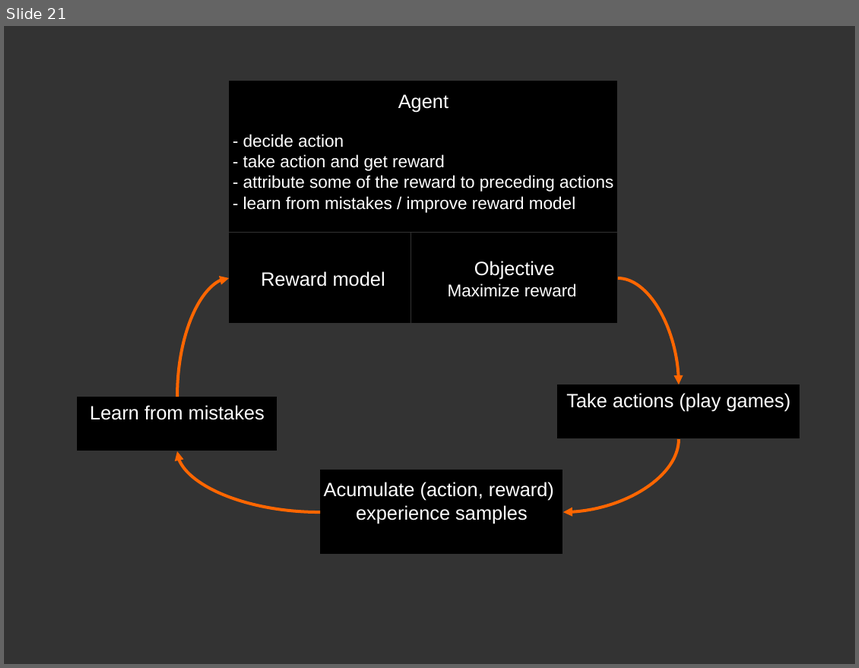
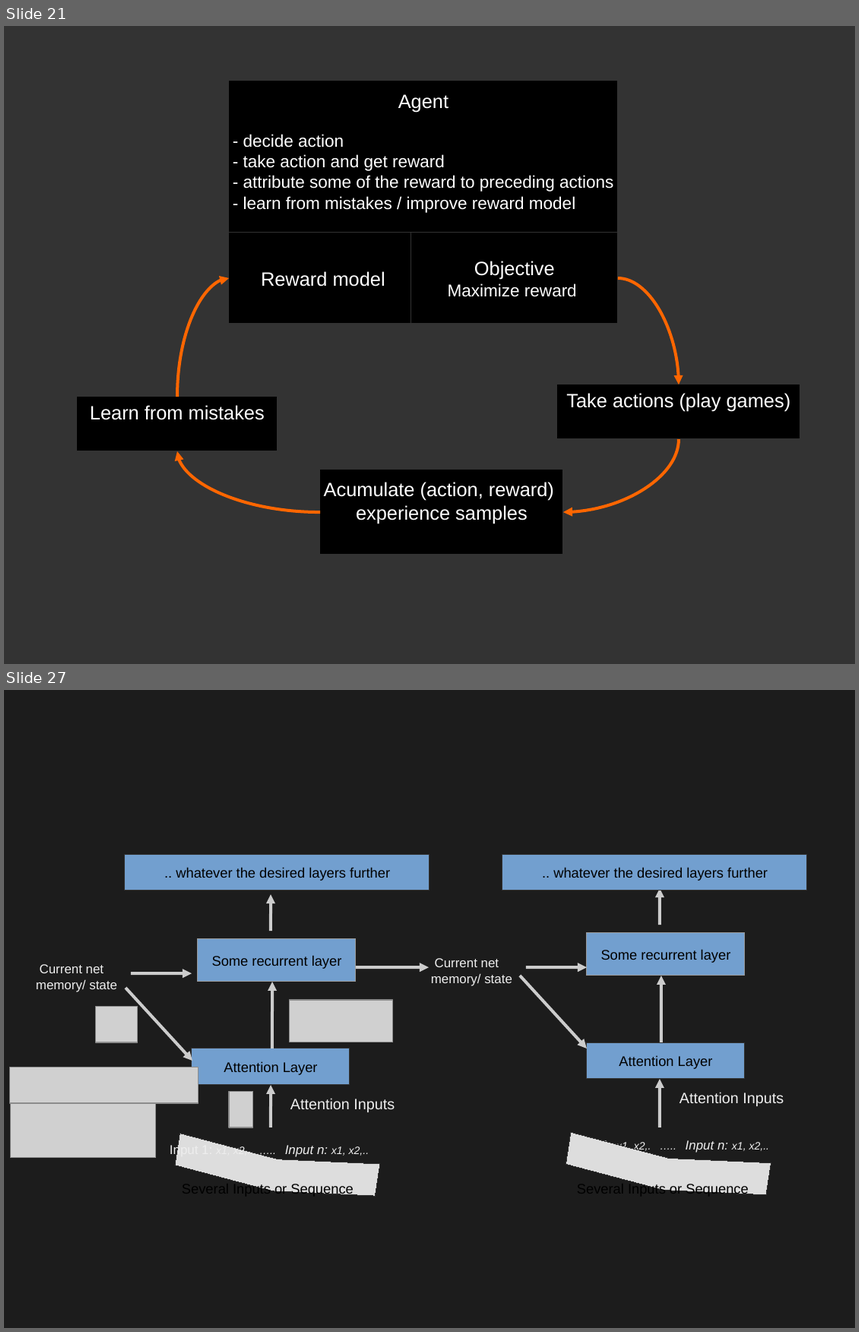
Before and after one commit to hiflyin/hiflyin.github.io, a slide deck: _exclude/doc_pics.odp. Shown one above the other, each under a label of ours: slide 21 before the commit, slides 21 and 27 after it; the slides between them are not shown. The pictures are 859x668 and 859x1332 pixels, drawn with LibreOffice and Linux fonts; fonts in the diff are those of the drawing; grey boxes stand for pictures. Boxes give left, top, right and bottom in pixels: in the first picture for what was removed or moved away, otherwise in the second. Text is boxed around its words. In the diff, an @@ line names an element or a change of style, - is before the commit and + after.

```diff
--- a/_exclude/doc_pics.odp
+++ b/_exclude/doc_pics.odp
@@ slide 27 added at (x1=4, y1=690, x2=855, y2=1328), background #1C1C1C @@
@@ rectangle added at (x1=125, y1=854, x2=430, y2=891), fill #729FCF, outline #333333 0 pt, 13 pt, text #000000 @@
+.. whatever the desired layers further
@@ rectangle added at (x1=503, y1=854, x2=808, y2=891), fill #729FCF, outline #333333 0 pt, 13 pt, text #000000 @@
+.. whatever the desired layers further
@@ arrow added from (271, 931) to (271, 894), #CCCCCC 2.83 pt @@
@@ arrow added from (660, 925) to (660, 888), #CCCCCC 2.83 pt @@
@@ rectangle added at (x1=198, y1=939, x2=356, y2=982), fill #729FCF, outline #999999 0 pt, 13 pt, text #000000 @@
+Some recurrent layer
@@ rectangle added at (x1=587, y1=933, x2=746, y2=976), fill #729FCF, outline #999999 0 pt, 13 pt, text #000000 @@
+Some recurrent layer
@@ text added at (x1=431, y1=958, x2=512, y2=986), 12 pt, text #EEEEEE @@
+Current net memory/ state
@@ text added at (x1=36, y1=964, x2=117, y2=992), 12 pt, text #EEEEEE @@
+Current net memory/ state
@@ arrow added from (131, 973) to (192, 973), #CCCCCC 2.83 pt @@
@@ arrow added from (272, 1049) to (272, 982), #CCCCCC 2.83 pt @@
@@ arrow added from (356, 967) to (429, 967), #CCCCCC 2.83 pt @@
@@ arrow added from (520, 976) to (587, 1049), #CCCCCC 2.83 pt @@
@@ arrow added from (526, 967) to (587, 967), #CCCCCC 2.83 pt @@
@@ arrow added from (661, 1043) to (661, 976), #CCCCCC 2.83 pt @@
@@ picture added at (x1=95, y1=1006, x2=138, y2=1042) @@
@@ arrow added from (126, 988) to (192, 1061), #CCCCCC 2.83 pt @@
@@ picture added at (x1=290, y1=1001, x2=393, y2=1043) @@
@@ rectangle added at (x1=192, y1=1049, x2=350, y2=1085), fill #729FCF, outline #333333 0 pt, 13 pt, text #000000 @@
+Attention Layer
@@ rectangle added at (x1=587, y1=1043, x2=746, y2=1079), fill #729FCF, outline #333333 0 pt, 13 pt, text #000000 @@
+Attention Layer
@@ picture added at (x1=10, y1=1067, x2=199, y2=1103) @@
@@ picture added at (x1=229, y1=1091, x2=253, y2=1128) @@
@@ arrow added from (271, 1128) to (271, 1085), #CCCCCC 2.83 pt @@
@@ text added at (x1=291, y1=1098, x2=395, y2=1113), 14 pt, text #EEEEEE @@
+Attention Inputs
@@ arrow added from (660, 1128) to (660, 1079), #CCCCCC 2.83 pt @@
@@ text added at (x1=680, y1=1092, x2=784, y2=1106), 14 pt, text #EEEEEE @@
+Attention Inputs
@@ picture added at (x1=10, y1=1103, x2=156, y2=1158) @@
@@ text added at (x1=170, y1=1144, x2=370, y2=1157), 10 pt, text #EEEEEE, italic @@
+Input 1: x1, x2,. ….. Input n: x1, x2,..
@@ freeform shape added at (x1=173, y1=1134, x2=380, y2=1207), fill #DDDDDD, outline #333333 0 pt @@
@@ freeform shape added at (x1=565, y1=1132, x2=772, y2=1205), fill #DDDDDD, outline #333333 0 pt @@
@@ text added at (x1=570, y1=1139, x2=770, y2=1154), 10 pt, text #EEEEEE, italic @@
+Input 1: x1, x2,. ….. Input n: x1, x2,..
@@ text added at (x1=233, y1=1183, x2=353, y2=1197), 13 pt, text #000000 @@
+Several Inputs or Sequence
@@ text added at (x1=628, y1=1183, x2=748, y2=1197), 13 pt, text #000000 @@
+Several Inputs or Sequence
```
Also in this commit, not shown: 7 other slides added, 14 other files.
